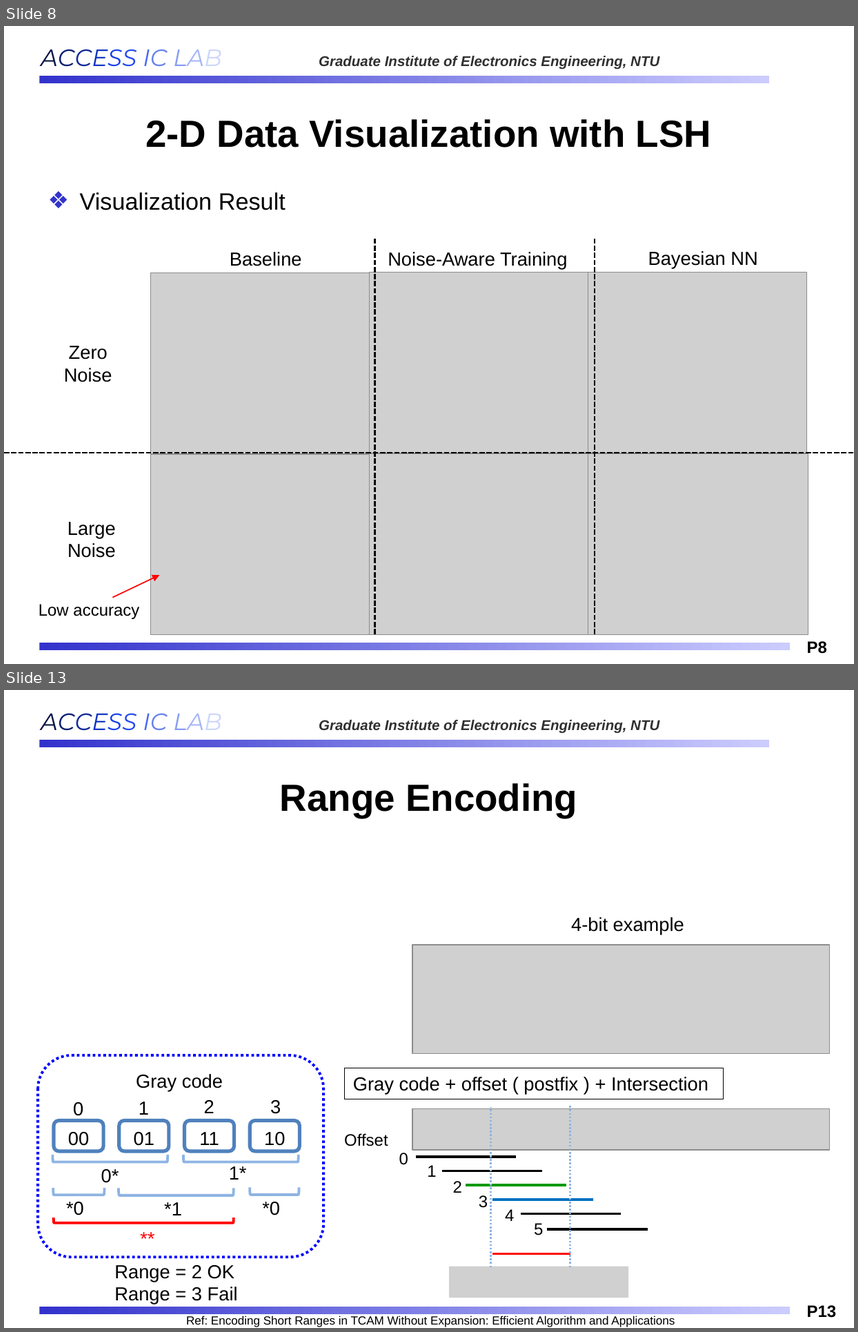
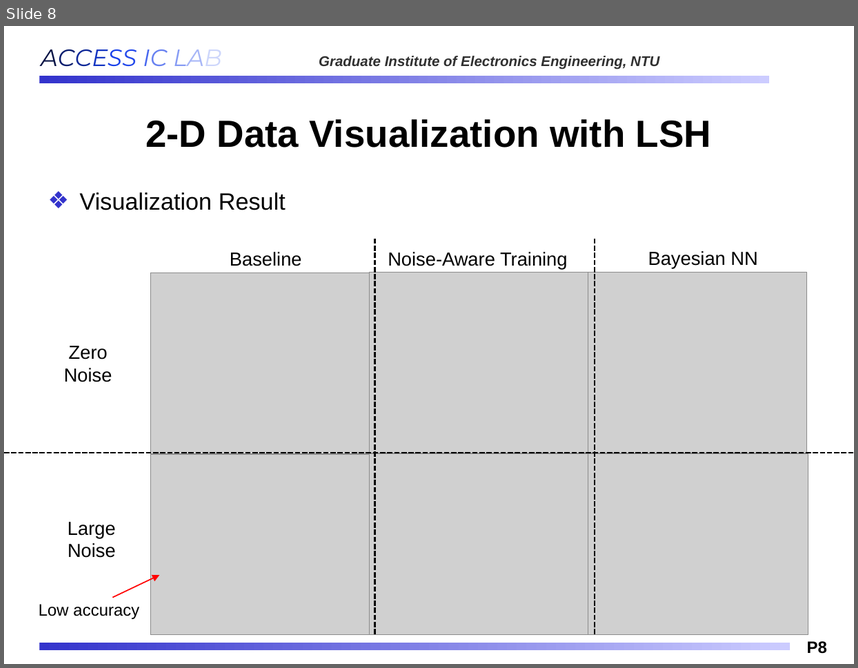
Before and after one commit to Oniontow/AndyWu_Project, a slide deck: b11901027_王仁軒.pptx. Shown one above the other, each under a label of ours: slides 8 and 13 before the commit, slide 8 after it; the slides between them are not shown. The pictures are 858x1332 and 858x668 pixels, drawn with LibreOffice and Linux fonts; fonts in the diff are those of the drawing; grey boxes stand for pictures; background and template pictures are left out. Boxes give left, top, right and bottom in pixels: in the first picture for what was removed or moved away, otherwise in the second. Text is boxed around its words. In the diff, an @@ line names an element or a change of style, - is before the commit and + after.

```diff
--- a/b11901027_王仁軒.pptx
+++ b/b11901027_王仁軒.pptx
@@ slide 13 removed at (x1=4, y1=690, x2=854, y2=1328), background #FFFFFF; not listed: 4 template elements that a slide beside it also shows @@
@@ title removed at (x1=280, y1=783, x2=577, y2=818) @@
-Range Encoding
@@ text removed at (x1=571, y1=917, x2=684, y2=935) @@
-4-bit example
@@ picture removed at (x1=412, y1=944, x2=829, y2=1053) @@
@@ rectangle removed at (x1=345, y1=1067, x2=724, y2=1099) @@
-Gray code + offset ( postfix ) + Intersection
@@ group removed at (x1=38, y1=1055, x2=323, y2=1256): 10 texts, 5 rounded rectangles, 5 right brackets @@
-00
-01
-11
-10
-0*
-1*
-*1
-*0
-*0
-Gray code
-0
-1
-2
-3
@@ picture removed at (x1=412, y1=1108, x2=829, y2=1149) @@
@@ line removed from (491, 1268) to (491, 1107) @@
@@ line removed from (570, 1268) to (570, 1105) @@
@@ text removed at (x1=344, y1=1133, x2=388, y2=1146) @@
-Offset
@@ text removed at (x1=399, y1=1152, x2=408, y2=1165) @@
-0
@@ line removed from (415, 1156) to (516, 1156) @@
@@ text removed at (x1=427, y1=1165, x2=436, y2=1176) @@
-1
@@ line removed from (441, 1170) to (542, 1170) @@
@@ text removed at (x1=453, y1=1181, x2=462, y2=1192) @@
-2
@@ line removed from (466, 1185) to (566, 1185) @@
@@ text removed at (x1=479, y1=1195, x2=488, y2=1208) @@
-3
@@ line removed from (493, 1199) to (593, 1199) @@
@@ right bracket removed at (x1=53, y1=1217, x2=234, y2=1222) @@
@@ text removed at (x1=132, y1=1222, x2=172, y2=1254) @@
-**
@@ text removed at (x1=505, y1=1209, x2=514, y2=1221) @@
-4
@@ line removed from (521, 1214) to (621, 1214) @@
@@ text removed at (x1=534, y1=1223, x2=543, y2=1235) @@
-5
@@ line removed from (547, 1229) to (648, 1229) @@
@@ text removed at (x1=114, y1=1265, x2=238, y2=1304) @@
-Range = 2 OK
-Range = 3 Fail
@@ picture removed at (x1=450, y1=1265, x2=629, y2=1297) @@
@@ line removed from (492, 1254) to (570, 1254) @@
@@ text removed at (x1=186, y1=1315, x2=675, y2=1327) @@
-Ref: Encoding Short Ranges in TCAM Without Expansion: Efficient Algorithm and Applications
```
Also in this commit, not shown: 1 slide changed, 2 slides added, 7 other slides removed.
